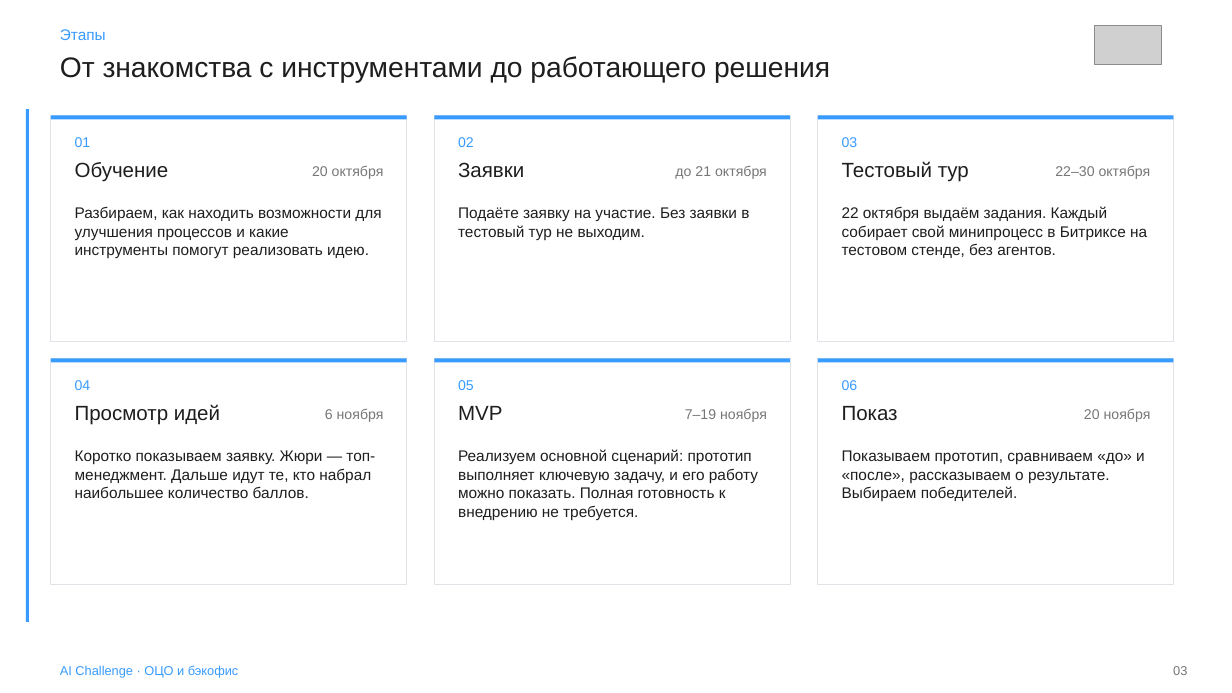
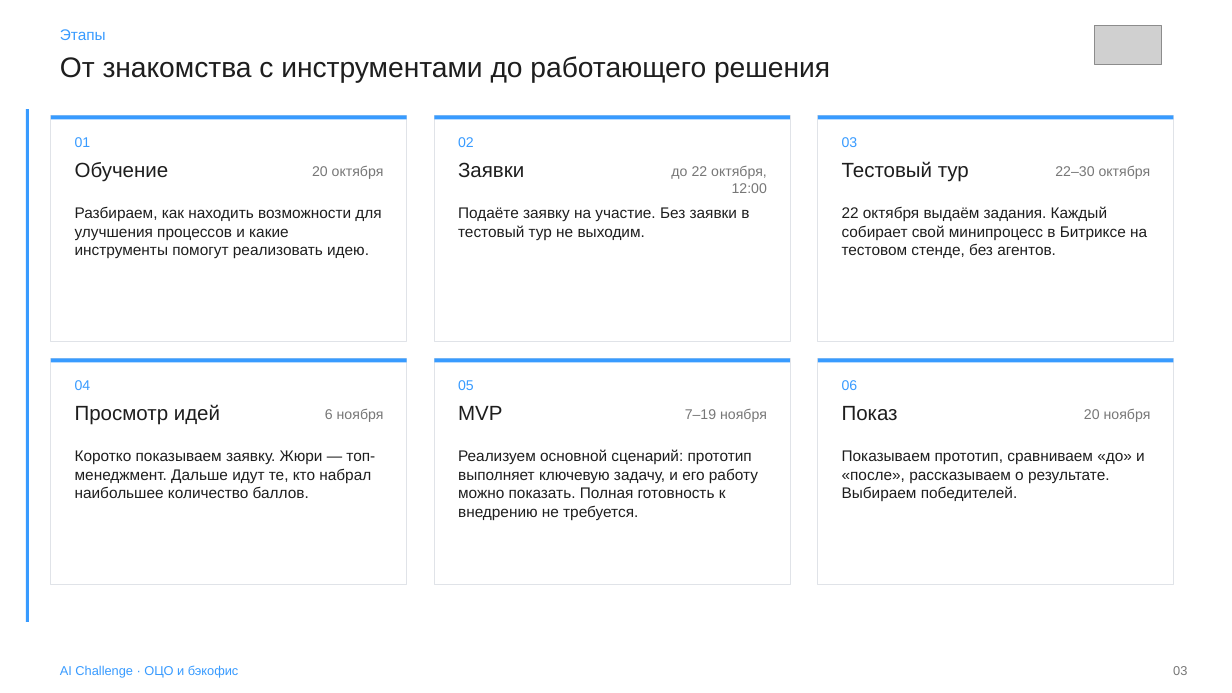
Before and after one commit to Nikisheva/html_krit, a slide deck: slide 3 of AI Challenge.pptx. Drawn at 1232x693 pixels with LibreOffice and Linux fonts; fonts in the diff are those of the drawing; grey boxes stand for pictures. Boxes give left, top, right and bottom in pixels: in the first picture for what was removed or moved away, otherwise in the second. Text is boxed around its words. In the diff, an @@ line names an element or a change of style, - is before the commit and + after.

```diff
--- a/AI Challenge.pptx
+++ b/AI Challenge.pptx
@@ text at (671,166,767,193): text changed @@
-до 21 октября
+до 22 октября, 12:00
```
Also in this commit, not shown: 2 other slides changed, 10 other files.
